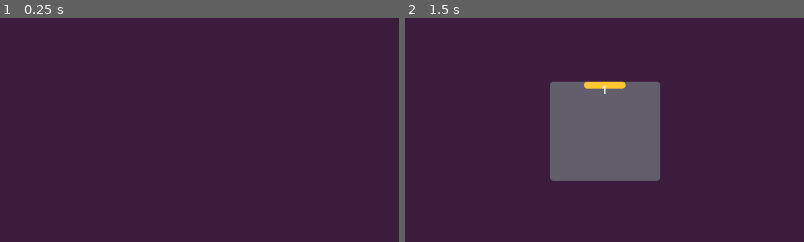
Above: before the commit, frames 1-2 (left to right).
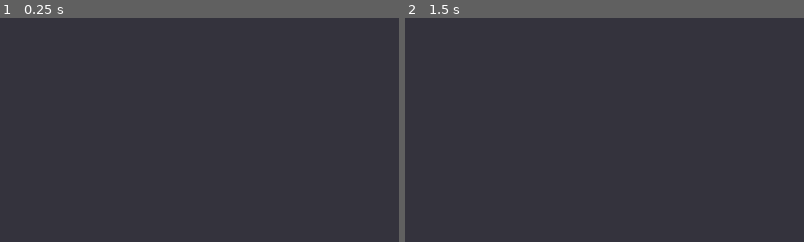
Above: after the commit, the same moments.

Repository: teodosin/karta_proto
Game: Godot game, scene res://main_graph_view/main_graph_view.tscn
Same seed, same stepped clock (60 frames per second), same inputs: the game is played once before the commit and once after it. The engine's default icon, where the game draws it, is replaced by a stand-in: a white triangle on a blue panel in a dark square.
Inputs (mouse positions are % of the whole screen's width and height, from its top left):
- Up to frame 1 (0.25 s): no input
- Up to frame 2 (1.5 s): tap Enter at 0.5 s; move the mouse to (72, 45) at 0.52 s; press the mouse at (72, 45) at 0.53 s; tap Space at 1.25 s; move the mouse to (30, 55) at 1.27 s; release the mouse at (30, 55) at 1.28 s; tap Tab (createNewNode) at 1.35 s
The pictures show only the part of the screen within x 12-62%, y 41-91%; the shares and areas given below are measured in that part.

The runs differ from the first frame. In frame 2, 12% of the frame differs, in the area x 36-64%, y 28-73%.

Commit message:
WIP hiding unconnected nodes

Diff:
--- a/main_graph_view/main_graph_view.gd
+++ b/main_graph_view/main_graph_view.gd
@@ -126,6 +126,9 @@
 
 	focalNode = node
 
+
+	deleteNodes(findSpawnedToDelete(focalNode.dataNode.relatedNodes, spawnedNodes))
+
 	# Reposition camera on new focal node
 	# $GraphViewCamera.animatePosition(focalNode.position)
 	for n in spawnedNodes:
@@ -136,13 +139,25 @@
 		spawnedNodes[n].animatePosition(newPosition)
 	focalNode.dataNode.assignedPositions = 0
 
+func findSpawnedToDelete(related: Dictionary, spawned: Dictionary):
+	var toBeDeleted: Array = []
 
+	for n in spawned:
+		if n not in related:
+			toBeDeleted.append(n)
+
+	return toBeDeleted
+
+func deleteNodes(toBeDeleted: Array):
+	for nid in toBeDeleted:
+		remove_child(spawnedNodes[nid])
+		#spawnedNodes[nid].queue_free()
 
 func _draw():
 	if not focalNode:
 		return
 	if nodeWireSource:
-		draw_dashed_line(nodeWireSource.position, get_global_mouse_position(),
+		draw_dashed_line(nodeWireSource.getPositionCenter(), get_global_mouse_position(),
 						Color.WHITE, 1.0, 2.0)
 	for w in spawnedWires:
 		var wire: WireViewBase = spawnedWires[w]
--- a/main_graph_view/nodes/node_view_base.tscn
+++ b/main_graph_view/nodes/node_view_base.tscn
@@ -33,7 +33,6 @@
 script = ExtResource("1_jnnre")
 
 [node name="BackgroundPanel" type="PanelContainer" parent="."]
-layout_mode = 1
 anchors_preset = 15
 anchor_right = 1.0
 anchor_bottom = 1.0
@@ -46,7 +45,6 @@
 [node name="FocalPanel" type="Panel" parent="BackgroundPanel"]
 modulate = Color(0.466667, 0.447059, 0.454902, 1)
 custom_minimum_size = Vector2(60, 10)
-layout_mode = 2
 offset_left = 49.0
 offset_right = 109.0
 offset_bottom = 10.0
@@ -56,7 +54,6 @@
 script = ExtResource("2_djlw1")
 
 [node name="IdLabel" type="Label" parent="BackgroundPanel"]
-layout_mode = 2
 offset_right = 159.0
 offset_bottom = 23.0
 grow_horizontal = 2
--- a/project.godot
+++ b/project.godot
@@ -101,5 +101,5 @@
 
 [rendering]
 
-environment/defaults/default_clear_color=Color(0.235294, 0.109804, 0.239216, 1)
+environment/defaults/default_clear_color=Color(0.203922, 0.2, 0.239216, 1)
 anti_aliasing/quality/screen_space_aa=1
